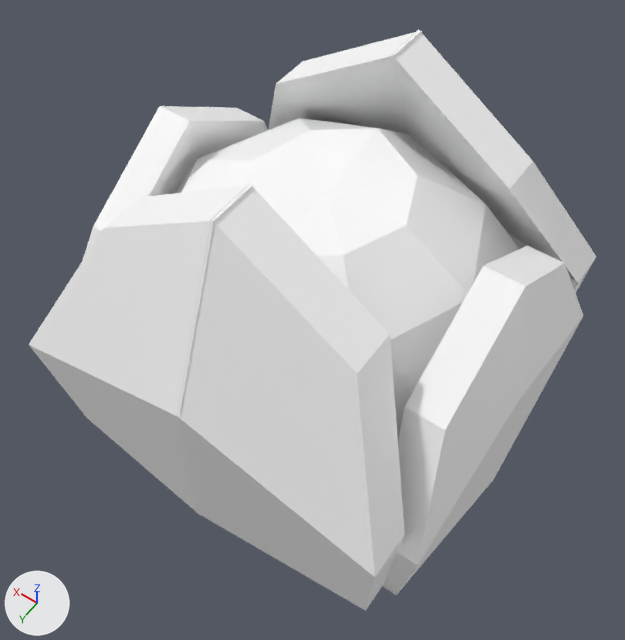
Two versions of the glTF model assets/objects/Vegetables/Cabbage/Cabbage.glb, one commit apart.
One viewpoint serves both versions: a 50 mm lens placed at (-1.47, 2.15, 4.14), pointed at (0.02, 0.07, 0.88). Lighting does not change. The marker at lower left points along +X, +Y and +Z. The first picture is the older version. Vertices at exactly the same position are counted once.
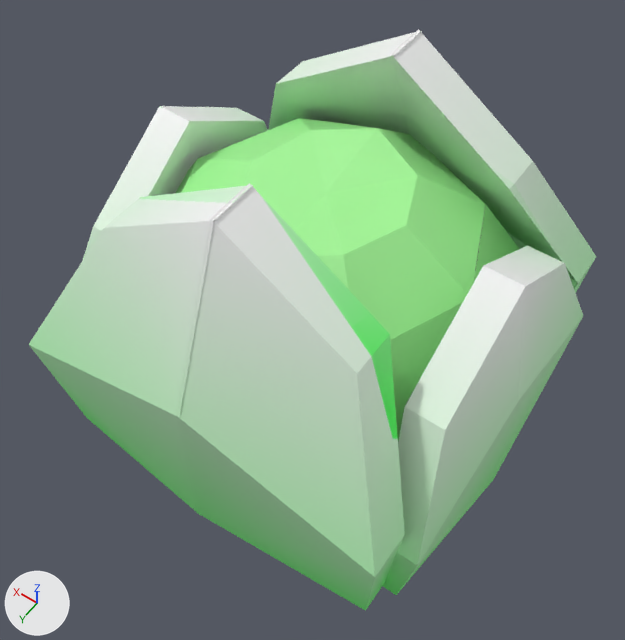
What the commit changed:
Picture 'Cabbage Leaf Texture' (img_cabbage_leaf_texture) is new.
Picture 'Main Cabbage Texture' (img_main_cabbage_texture) is new.
In material 'Material.003' (mat_material_003), base_color is no longer (1.0, 1.0, 1.0), white #ffffff.
In material 'Material.003' (mat_material_003), texture is now set to img_main_cabbage_texture.
In material 'Material.002' (mat_material_002), base_color is no longer (1.0, 1.0, 1.0), white #ffffff.
In material 'Material.002' (mat_material_002), texture is now set to img_cabbage_leaf_texture.
me_sphere has 58 vertices, 112 faces and spans x -1.0..1.0, y -1.0..1.0, z -0.22..1.74.
me_sphere is used by ob_sphere; location (0.0, 0.0, 0.0).
me_sphere part 1: texture (UV) coordinates of 112 of 112 faces, centred in x -0.88..0.88, y -0.88..0.88, z -0.17..1.7, changed; they spanned u 0.0..1.0, v 0.0..1.0 and now span u 0.0..1.0, v 0.0..0.74.
me_plane has 64 vertices, 112 faces and spans x -0.93..0.93, y -1.01..1.01, z -0.16..2.06.
me_plane is used by ob_plane; location (0.0, 0.0, 0.0).
me_plane part 2: texture (UV) coordinates of 112 of 112 faces, centred in x -0.91..0.91, y -1.0..1.0, z -0.16..1.93, changed; they spanned u 0.0..1.0, v 0.0..1.0 and now span u 0.0..0.96, v 0.0..0.95.
me_plane_001 has 64 vertices, 112 faces and spans x -1.02..1.02, y -0.79..0.79, z -0.17..1.69.
me_plane_001 is used by ob_plane_001; location (0.0, 0.0, 0.0).
me_plane_001 part 3: texture (UV) coordinates of 112 of 112 faces, centred in x -1.02..1.02, y -0.77..0.77, z -0.17..1.58, changed; they spanned u 0.0..1.0, v 0.0..1.0 and now span u 0.0..1.0, v 0.0..0.99.

Changed parts and their boxes [x1, y1, x2, y2] in the pictures (625 x 640 px):
'Plane', surface changed
    both: [29, 29, 596, 611]
'Plane.001', surface changed
    both: [82, 106, 583, 595]
'Sphere', surface changed (white to green)
    both: [176, 118, 519, 441]
